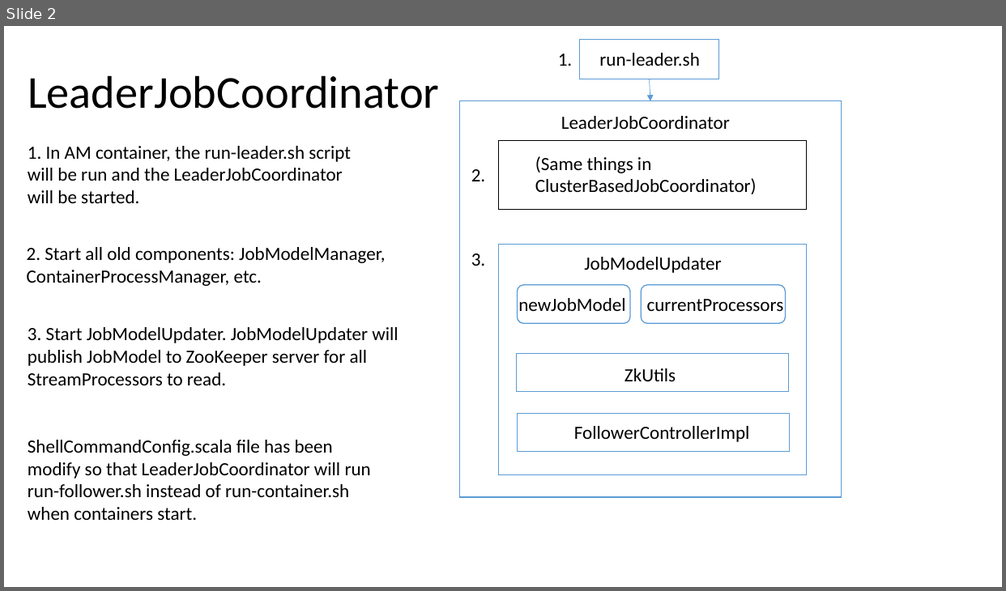
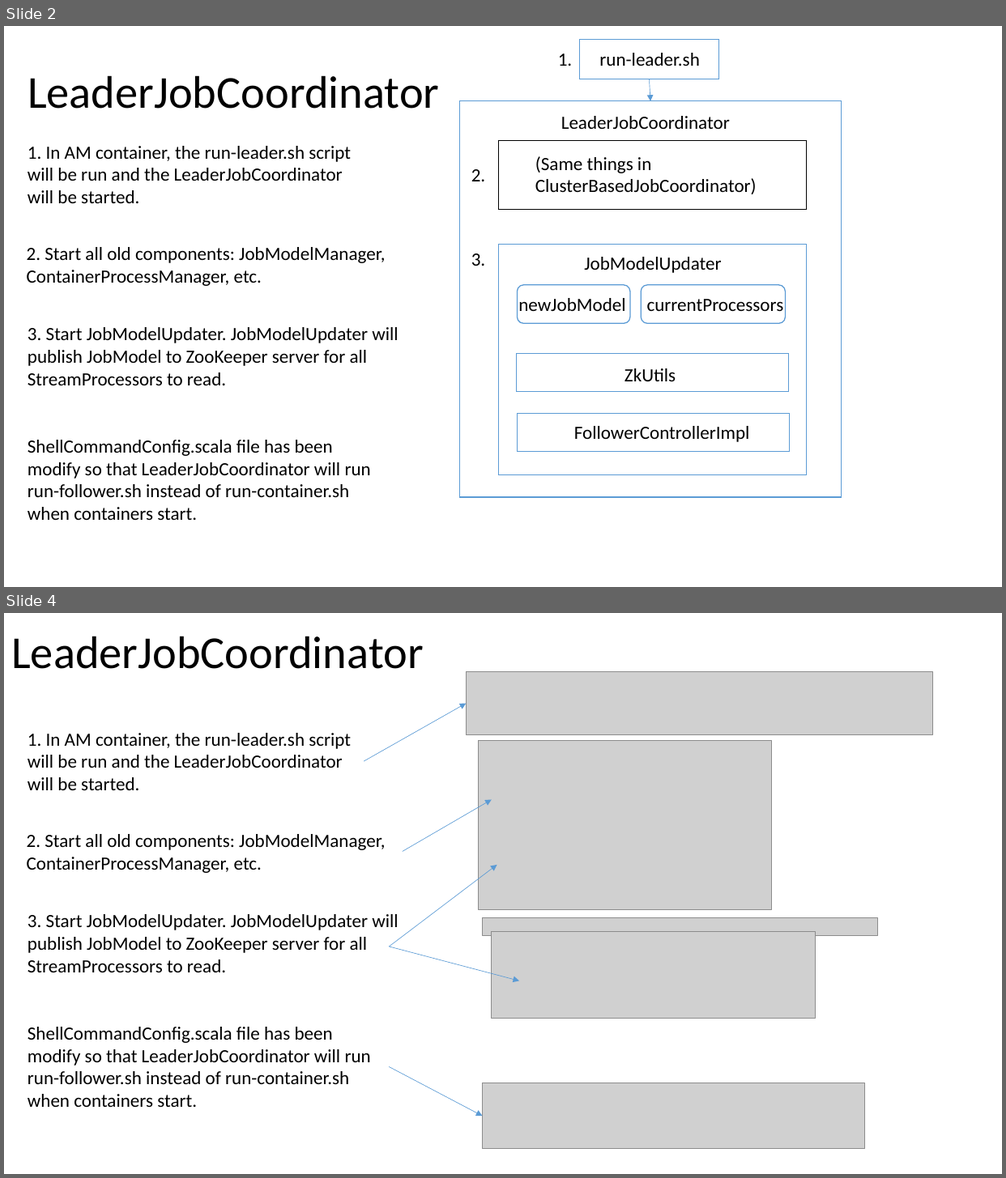
Before and after one commit to Swrrt/Samza-Documents, a slide deck: Documentation/Samza-Snapshot.pptx. Shown one above the other, each under a label of ours: slide 2 before the commit, slides 2 and 4 after it; the slides between them are not shown. The pictures are 1006x591 and 1006x1178 pixels, drawn with LibreOffice and Linux fonts; fonts in the diff are those of the drawing; grey boxes stand for pictures. Boxes give left, top, right and bottom in pixels: in the first picture for what was removed or moved away, otherwise in the second. Text is boxed around its words. In the diff, an @@ line names an element or a change of style, - is before the commit and + after.

```diff
--- a/Documentation/Samza-Snapshot.pptx
+++ b/Documentation/Samza-Snapshot.pptx
@@ slide 4 added at (4, 613, 1002, 1174), background #FFFFFF @@
@@ title added at (11, 636, 424, 669), 44 pt, text #000000 @@
+LeaderJobCoordinator
@@ picture added at (466, 671, 932, 735) @@
@@ arrow added from (364, 761) to (466, 704), #5B9BD5 0.5 pt @@
@@ text added at (27, 733, 351, 790), 18 pt, text #000000 @@
+1. In AM container, the run-leader.sh script will be run and the LeaderJobCoordinator will be started.
@@ picture added at (478, 741, 771, 909) @@
@@ arrow added from (403, 852) to (492, 799), #5B9BD5 0.5 pt @@
@@ text added at (27, 834, 385, 873), 18 pt, text #000000 @@
+2. Start all old components: JobModelManager, ContainerProcessManager, etc.
@@ arrow added from (389, 947) to (497, 865), #5B9BD5 0.5 pt @@
@@ text added at (27, 914, 398, 973), 18 pt, text #000000 @@
+3. Start JobModelUpdater. JobModelUpdater will publish JobModel to ZooKeeper server for all StreamProcessors to read.
@@ picture added at (483, 918, 878, 935) @@
@@ arrow added from (389, 947) to (519, 982), #5B9BD5 0.5 pt @@
@@ picture added at (492, 932, 815, 1019) @@
@@ text added at (27, 1027, 371, 1107), 18 pt, text #000000 @@
+ShellCommandConfig.scala file has been modify so that LeaderJobCoordinator will run run-follower.sh instead of run-container.sh when containers start.
@@ arrow added from (389, 1067) to (483, 1116), #5B9BD5 0.5 pt @@
@@ picture added at (483, 1083, 865, 1149) @@
```
Also in this commit, not shown: 2 slides changed, 5 other slides added.
